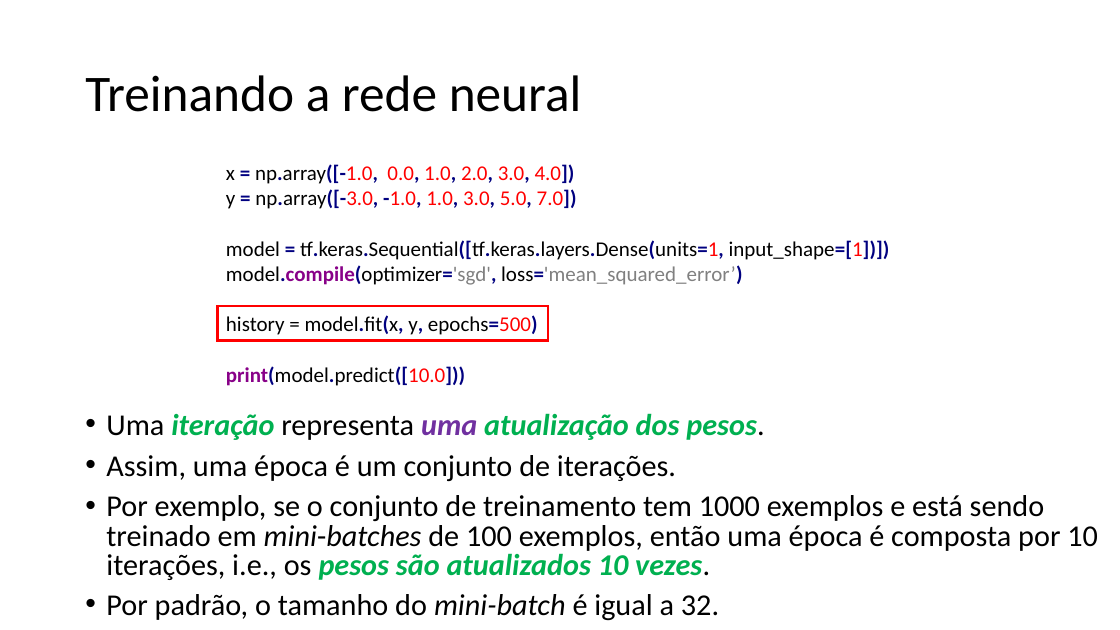
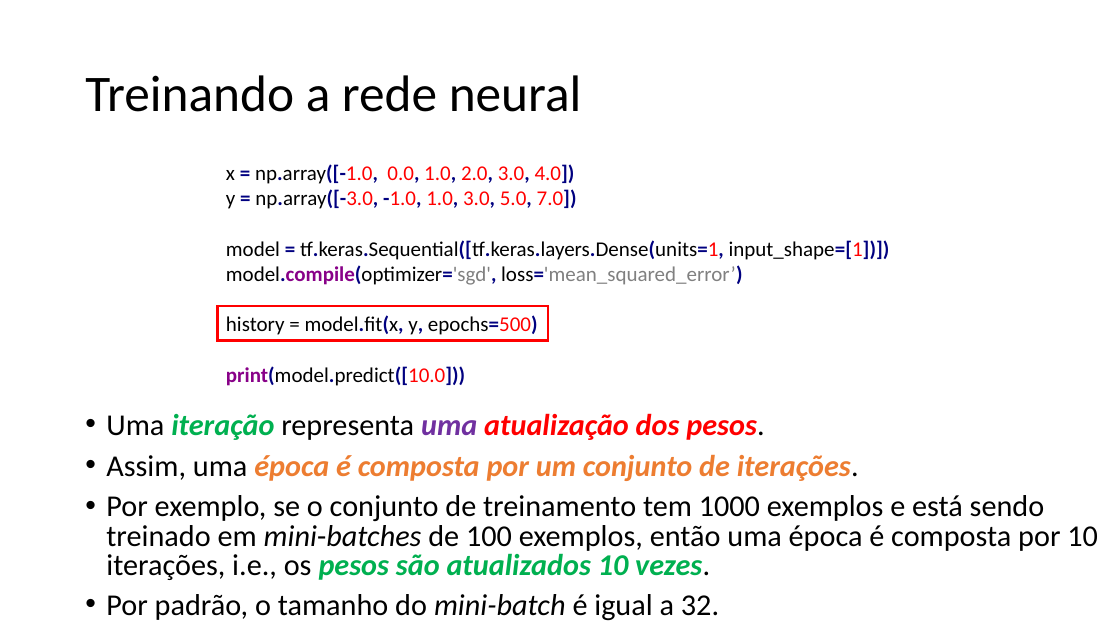
Before and after one commit to zz4fap/tp557-iot-ml, a slide deck: slide 22 of slides/TP557_7_Regressão_com_DNNs_parte_I.pptx. Drawn at 1120x630 pixels with LibreOffice and Linux fonts; fonts in the diff are those of the drawing. Boxes give left, top, right and bottom in pixels: in the first picture for what was removed or moved away, otherwise in the second. Text is boxed around its words. In the diff, an @@ line names an element or a change of style, - is before the commit and + after.

```diff
--- a/slides/TP557_7_Regressão_com_DNNs_parte_I.pptx
+++ b/slides/TP557_7_Regressão_com_DNNs_parte_I.pptx
@@ text at bbox=[106, 413, 764, 440]: text colour #00B050 to #FF0000 in "atualização dos pesos." @@
@@ text at bbox=[106, 454, 859, 481]: text changed; text colour #000000 to #ED7D31; bold on; italic on @@
-• Assim, uma época é um conjunto de iterações.
+• Assim, uma época é composta por um conjunto de iterações.
```
Also in this commit, not shown: 7 other slides changed, 2 other files.
